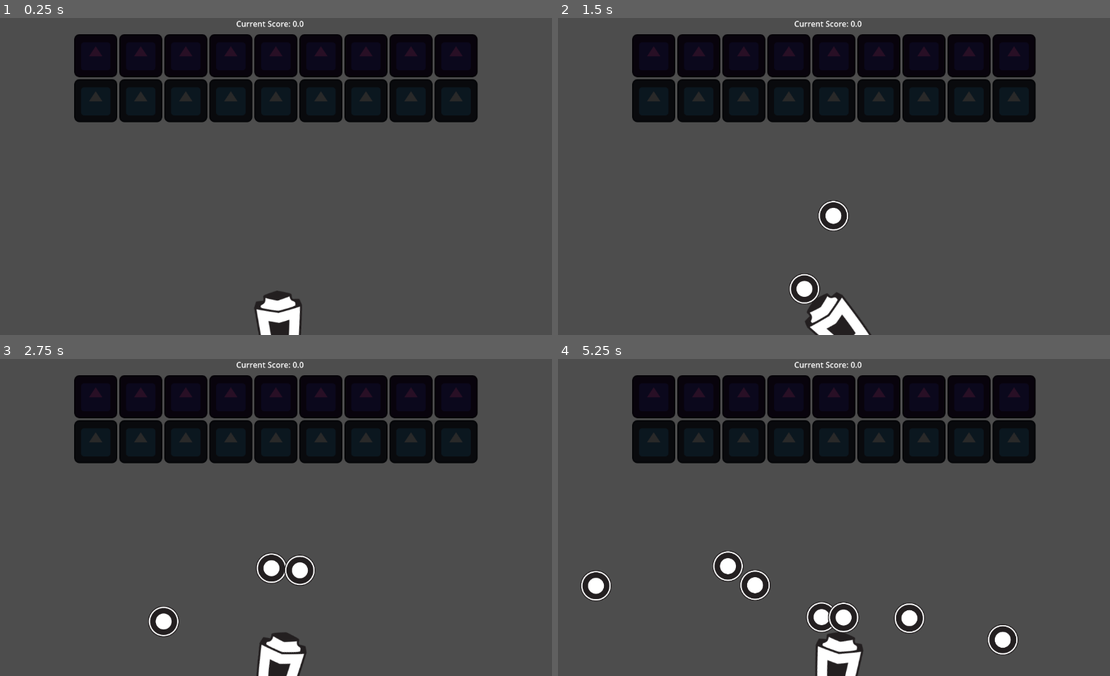
Above: before the commit, frames 1-4 (two rows, left to right).
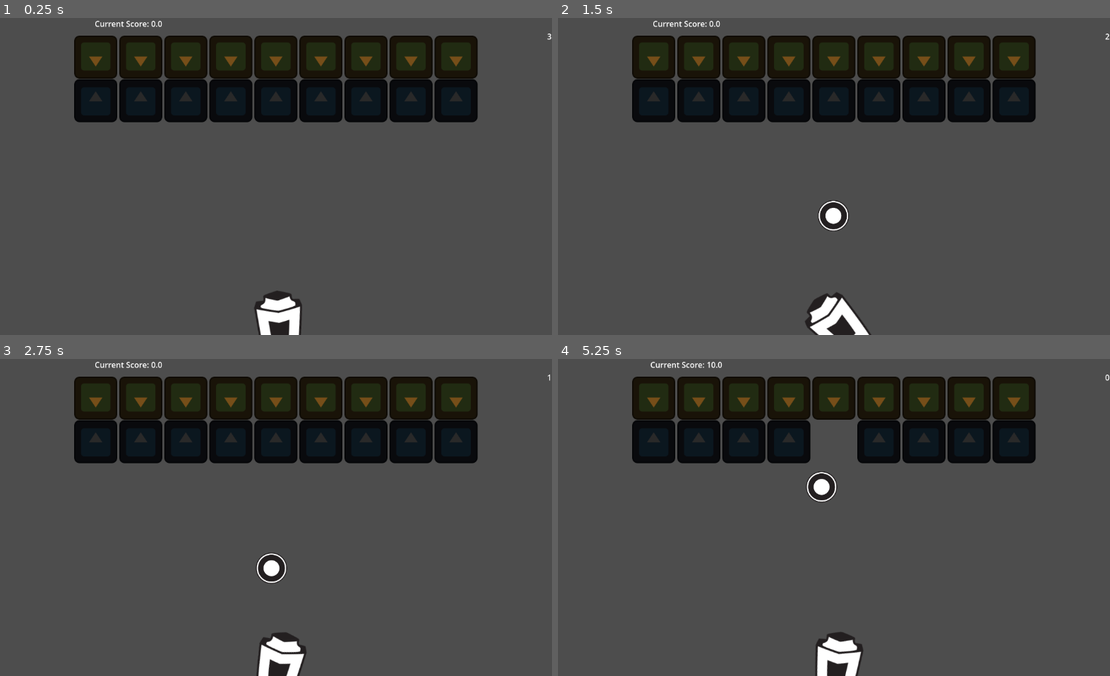
Above: after the commit, the same moments.

Repository: BmBucceri/breakout
Game: Godot game, scene res://ObjectTest.tscn
Same seed, same stepped clock (60 frames per second), same inputs: the game is played once before the commit and once after it. The engine's default icon, where the game draws it, is replaced by a stand-in: a white triangle on a blue panel in a dark square.
Inputs (mouse positions are in pixels of both pictures, inside the frame that each line leads up to):
- Up to frame 1 (0.25 s): no input
- Up to frame 2 (1.5 s): tap Enter at 0.5 s; move the mouse to (828, 37) at 0.52 s; click (828, 37) at 0.67 s; move the mouse to (712, 192) at 1.27 s; click (712, 192) at 1.42 s
- Up to frame 3 (2.75 s): move the mouse to (325, 447) at 2.02 s; click (325, 447) at 2.17 s
- Up to frame 4 (5.25 s): move the mouse to (800, 580) at 2.77 s; click (800, 580) at 2.92 s; move the mouse to (999, 565) at 3.52 s; click (999, 565) at 3.67 s; move the mouse to (657, 469) at 4.27 s; click (657, 469) at 4.42 s; move the mouse to (856, 517) at 5.02 s; click (856, 517) at 5.17 s

The runs differ from the first frame. In frame 1, 5.1% of the frame differs, in the area x 13-100%, y 0-20%; in frame 2, 5.5%; in frame 3, 6.0%; in frame 4, 9.4%, in the area x 4-100%, y 0-94%.

Commit message:
Limited Bounces, Special blocks
Nested blocks

Diff:
--- /dev/null
+++ b/Autoloads/game_manager.gd
@@ -0,0 +1,28 @@
+### GAME MANAGER ###
+extends Node
+
+var ball_array: Array[Ball]
+
+var bounces_max: int = 3
+var bounces_left: int
+var bounce_cooldown: float = 3
+
+func _ready() -> void:
+	bounces_left = bounces_max
+
+func add_ball(new_ball: Ball):
+	ball_array.append(new_ball)
+	pass
+
+func remove_ball(ball_to_remove: Ball):
+	var ball_to_remove_index = ball_array.find(ball_to_remove)
+
+	if ball_to_remove_index != -1:
+		ball_array.remove_at(ball_to_remove_index)
+
+func increment_bounces(value:int):
+	bounces_left += value
+
+
+#func cooldown bouce timer
+	#restore bounce uses
--- a/BlockSpecial.tscn
+++ b/BlockSpecial.tscn
@@ -4,6 +4,7 @@
 
 [node name="BlockSpecial" instance=ExtResource("1_q6aci")]
 block_score = 33.333
+next_brick = ExtResource("1_q6aci")
 
 [node name="Sprite2D" parent="." index="2"]
 modulate = Color(0.463187, 0.307301, 0.0977078, 1)
--- a/ObjectTest.tscn
+++ b/ObjectTest.tscn
@@ -1,10 +1,27 @@
-[gd_scene load_steps=6 format=3 uid="uid://1eraj5cry3c2"]
+[gd_scene load_steps=11 format=3 uid="uid://1eraj5cry3c2"]
 
 [ext_resource type="Script" uid="uid://b8b32otwwftm1" path="res://score_counter.gd" id="1_33al8"]
 [ext_resource type="Script" uid="uid://b6tlb3o6p10bs" path="res://level.gd" id="1_rv1el"]
 [ext_resource type="PackedScene" uid="uid://buyvsud8eecnx" path="res://BlockBase.tscn" id="2_33al8"]
+[ext_resource type="Script" uid="uid://brtvwoww4lon3" path="res://bounces_counter.gd" id="3_aou6q"]
 [ext_resource type="Script" uid="uid://bdjmj8w35eetb" path="res://cannon.gd" id="4_3ddhe"]
 [ext_resource type="Texture2D" uid="uid://bp7aipxx8ujmg" path="res://Assets/Dropper.png" id="5_3ddhe"]
+[ext_resource type="Script" uid="uid://bh12bel430pjr" path="res://killbox.gd" id="6_jus2d"]
+[ext_resource type="PackedScene" uid="uid://b0dac6bf3gfyu" path="res://BlockSpecial.tscn" id="8_sthq8"]
+
+[sub_resource type="RectangleShape2D" id="RectangleShape2D_3ddhe"]
+size = Vector2(1156, 75)
+
+[sub_resource type="GDScript" id="GDScript_aou6q"]
+script/source = "extends Timer
+
+func _ready() -> void:
+	self.timeout.connect(_on_timer_timeout)
+
+func _on_timer_timeout():
+	if GameManager.bounces_left < GameManager.bounces_max:
+		GameManager.increment_bounces(1)
+"
 
 [node name="ROOTLEVEL" type="Node2D"]
 script = ExtResource("1_rv1el")
@@ -37,19 +54,13 @@
 horizontal_alignment = 1
 script = ExtResource("1_33al8")
 
+[node name="Label" type="Label" parent="UI/Control/HBoxContainer"]
+layout_mode = 2
+size_flags_horizontal = 10
+text = "Bounces left"
+script = ExtResource("3_aou6q")
+
 [node name="Blocks" type="Node2D" parent="."]
-
-[node name="BlockBase" parent="Blocks" instance=ExtResource("2_33al8")]
-modulate = Color(0.973074, 0.361228, 0.897034, 1)
-position = Vector2(496, 77)
-
-[node name="BlockBase2" parent="Blocks" instance=ExtResource("2_33al8")]
-modulate = Color(0.973074, 0.361228, 0.897034, 1)
-position = Vector2(588, 77)
-
-[node name="BlockBase3" parent="Blocks" instance=ExtResource("2_33al8")]
-modulate = Color(0.973074, 0.361228, 0.897034, 1)
-position = Vector2(680, 77)
 
 [node name="BlockBase10" parent="Blocks" instance=ExtResource("2_33al8")]
 position = Vector2(496, 169)
@@ -78,30 +89,6 @@
 [node name="BlockBase18" parent="Blocks" instance=ExtResource("2_33al8")]
 position = Vector2(956, 169)
 
-[node name="BlockBase4" parent="Blocks" instance=ExtResource("2_33al8")]
-modulate = Color(0.973074, 0.361228, 0.897034, 1)
-position = Vector2(772, 77)
-
-[node name="BlockBase5" parent="Blocks" instance=ExtResource("2_33al8")]
-modulate = Color(0.973074, 0.361228, 0.897034, 1)
-position = Vector2(864, 77)
-
-[node name="BlockBase6" parent="Blocks" instance=ExtResource("2_33al8")]
-modulate = Color(0.973074, 0.361228, 0.897034, 1)
-position = Vector2(956, 77)
-
-[node name="BlockBase7" parent="Blocks" instance=ExtResource("2_33al8")]
-modulate = Color(0.973074, 0.361228, 0.897034, 1)
-position = Vector2(220, 77)
-
-[node name="BlockBase8" parent="Blocks" instance=ExtResource("2_33al8")]
-modulate = Color(0.973074, 0.361228, 0.897034, 1)
-position = Vector2(312, 77)
-
-[node name="BlockBase9" parent="Blocks" instance=ExtResource("2_33al8")]
-modulate = Color(0.973074, 0.361228, 0.897034, 1)
-position = Vector2(404, 77)
-
 [node name="Boundary" type="StaticBody2D" parent="."]
 collision_layer = 3
 
@@ -120,3 +107,45 @@
 
 [node name="SpawnLocation" type="Marker2D" parent="Cannon"]
 position = Vector2(0, -86)
+
+[node name="Killbox" type="Area2D" parent="."]
+position = Vector2(0, 25)
+collision_layer = 0
+collision_mask = 5
+script = ExtResource("6_jus2d")
+
+[node name="CollisionShape2D" type="CollisionShape2D" parent="Killbox"]
+position = Vector2(576, 653)
+shape = SubResource("RectangleShape2D_3ddhe")
+
+[node name="Timer" type="Timer" parent="."]
+wait_time = 3.0
+autostart = true
+script = SubResource("GDScript_aou6q")
+
+[node name="BlockSpecial" parent="." instance=ExtResource("8_sthq8")]
+position = Vector2(220, 80)
+
+[node name="BlockSpecial2" parent="." instance=ExtResource("8_sthq8")]
+position = Vector2(312, 80)
+
+[node name="BlockSpecial3" parent="." instance=ExtResource("8_sthq8")]
+position = Vector2(404, 80)
+
+[node name="BlockSpecial4" parent="." instance=ExtResource("8_sthq8")]
+position = Vector2(496, 80)
+
+[node name="BlockSpecial5" parent="." instance=ExtResource("8_sthq8")]
+position = Vector2(588, 80)
+
+[node name="BlockSpecial6" parent="." instance=ExtResource("8_sthq8")]
+position = Vector2(680, 80)
+
+[node name="BlockSpecial7" parent="." instance=ExtResource("8_sthq8")]
+position = Vector2(772, 80)
+
+[node name="BlockSpecial8" parent="." instance=ExtResource("8_sthq8")]
+position = Vector2(864, 80)
+
+[node name="BlockSpecial9" parent="." instance=ExtResource("8_sthq8")]
+position = Vector2(956, 80)
--- a/ball_base.gd
+++ b/ball_base.gd
@@ -6,15 +6,19 @@
 var collision = KinematicCollision2D
 
 func _ready() -> void:
+	GameManager.add_ball(self)
 	InputManager.left_click_pressed.connect(_on_left_click_pressed)
 
 func _on_left_click_pressed():
+	if GameManager.bounces_left > 0:
+		bounce()
+
+func bounce():
 	adjust_velocity(Vector2.UP)
-	pass
+	GameManager.increment_bounces(-1)
 
 func set_direction(new_dir: Vector2):
 	self.velocity = new_dir
-	pass
 
 func _physics_process(delta: float) -> void:
 
@@ -31,4 +35,7 @@
 
 func adjust_velocity(new_vector: Vector2):
 	velocity = velocity.bounce(new_vector)
-	pass
+
+func destroy_ball():
+	GameManager.remove_ball(self)
+	self.queue_free()
--- a/blockbase.gd
+++ b/blockbase.gd
@@ -2,8 +2,24 @@
 class_name BlockBase
 
 @export var block_score: float = 10
+@export var next_brick: PackedScene
 var special_score: float = 50
 
 func destroy_brick():
 	ScoreManager.increment_score(block_score)
 	self.queue_free()
+
+
+func _on_hit():
+	if next_brick == null:
+		destroy_brick()
+
+	else:
+		await get_tree().process_frame
+
+		var new_brick = next_brick.instantiate()
+
+		add_sibling(new_brick)
+		print("are you on phone")
+		new_brick.global_position = global_position
+		destroy_brick()
--- /dev/null
+++ b/bounces_counter.gd
@@ -0,0 +1,4 @@
+extends Label
+
+func _process(delta: float) -> void:
+	self.text = str(GameManager.bounces_left)
--- a/cannon.gd
+++ b/cannon.gd
@@ -3,6 +3,9 @@
 
 @export var spawn_marker: Marker2D
 @export var rotation_offset: float = 90
+@export var total_balls_can_shoot: int = 1
+
+var can_shoot: bool = true
 
 const BALL = preload("uid://d1ogb0eean0hi")
 
@@ -13,8 +16,13 @@
 	look_at(get_global_mouse_position())
 	self.rotation_degrees += rotation_offset
 
+func shoot_ball():
+	#if can_shoot == false:
+		#return
+# check if cannon is active
+	if GameManager.ball_array.size() > total_balls_can_shoot - 1:
+		return
 
-func shoot_ball():
 	var new_ball = BALL.instantiate()
 	new_ball.global_position = spawn_marker.global_position
 
@@ -23,4 +31,3 @@
 	#new_ball.set_direction(Vector2((self.global_rotation),10))
 	spawn_marker.add_child(new_ball)
 	new_ball.top_level = true
-	pass
--- a/hurtbox.gd
+++ b/hurtbox.gd
@@ -8,7 +8,6 @@
 	area_entered.connect(_on_area_entered)
 
 func _on_area_entered(area: Area2D):
-	block_base.destroy_brick()
+	block_base._on_hit()
 
-	print("you done did it")
-	pass
+	#print("you done did it")
--- /dev/null
+++ b/killbox.gd
@@ -0,0 +1,8 @@
+extends Area2D
+
+func _ready() -> void:
+	body_entered.connect(_on_body_entered)
+
+func _on_body_entered(body: Node2D):
+	if body is Ball:
+		body.destroy_ball()
--- a/project.godot
+++ b/project.godot
@@ -20,6 +20,7 @@
 ScoreManager="*res://Autoloads/score_manager.gd"
 MusicManager="*res://Autoloads/MusicManager.tscn"
 InputManager="*res://Autoloads/input_manager.gd"
+GameManager="*res://Autoloads/game_manager.gd"
 
 [layer_names]
 
Not shown, added: Autoloads/game_manager.gd.uid
Not shown, added: bounces_counter.gd.uid
Not shown, added: killbox.gd.uid
